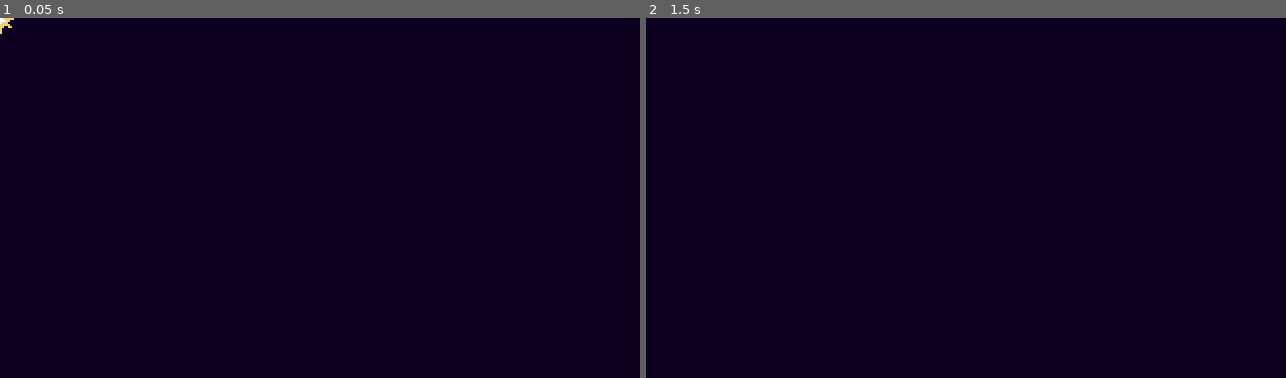
Above: before the commit, frames 1-2 (left to right).
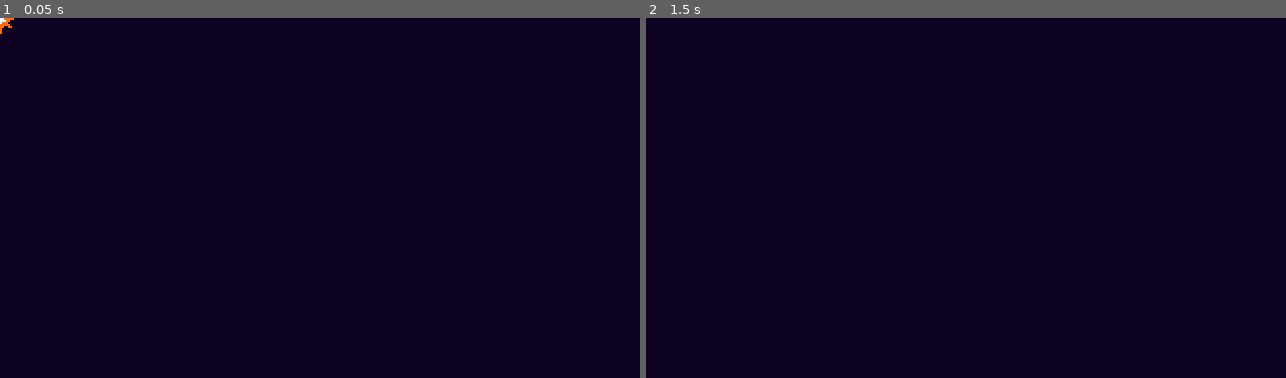
Above: after the commit, the same moments.

Repository: GregCK/RetroGun
Game: Godot game, scene res://Effects/HitEffect.tscn
Same seed, same stepped clock (60 frames per second), same inputs: the game is played once before the commit and once after it. This scene is started directly instead of the project's main scene.
Inputs (mouse positions are in pixels of both pictures, inside the frame that each line leads up to):
- Up to frame 1 (0.05 s): no input
- Up to frame 2 (1.5 s): tap Enter at 0.5 s; move the mouse to (1106, 180) at 0.52 s; press the mouse at (1106, 180) at 0.53 s; hold D (right) 0.53-1.28 s; tap Space at 1.25 s; move the mouse to (838, 216) at 1.27 s; release the mouse at (838, 216) at 1.28 s; hold S (down) from 1.28 s (still down); click (838, 216) at 1.35 s

The runs differ from the first frame. In frame 1, less than 0.1% of the frame differs, in the area x 0-3%, y 0-5%; in frame 2, nothing differs.

Commit message:
signal bug fixes

Diff:
--- a/Effects/HitEffect.tscn
+++ b/Effects/HitEffect.tscn
@@ -1,20 +1,20 @@
 [gd_scene load_steps=7 format=2]
 
 [ext_resource path="res://Assets/Sounds/hit2.wav" type="AudioStream" id=1]
-[ext_resource path="res://Assets/HitEffect.png" type="Texture" id=2]
+[ext_resource path="res://Assets/HitEffect-export.png" type="Texture" id=2]
 [ext_resource path="res://Effects/HitEffect.gd" type="Script" id=3]
 
-[sub_resource type="AtlasTexture" id=1]
+[sub_resource type="AtlasTexture" id=4]
 atlas = ExtResource( 2 )
 region = Rect2( 0, 0, 24, 24 )
 
-[sub_resource type="AtlasTexture" id=2]
+[sub_resource type="AtlasTexture" id=5]
 atlas = ExtResource( 2 )
 region = Rect2( 24, 0, 24, 24 )
 
 [sub_resource type="SpriteFrames" id=3]
 animations = [ {
-"frames": [ SubResource( 1 ), SubResource( 2 ) ],
+"frames": [ SubResource( 4 ), SubResource( 5 ) ],
 "loop": true,
 "name": "Animate",
 "speed": 20.0
@@ -27,4 +27,5 @@
 
 [node name="AudioStreamPlayer2D" type="AudioStreamPlayer2D" parent="."]
 stream = ExtResource( 1 )
+volume_db = 4.0
 autoplay = true
--- a/Enemies/PillarGuy.gd
+++ b/Enemies/PillarGuy.gd
@@ -2,8 +2,15 @@
 
 
 onready var blinkAnimationPlayer = $BlinkAnimationPlayer
+onready var stats = $Stats
 
 
 
 func _on_Hurtbox_area_entered(area):
 	blinkAnimationPlayer.play("Start")
+	stats.health -= area.damage
+#	knockback = area.knockback_vector * 120
+
+
+func _on_Stats_no_health():
+	queue_free()
--- a/Enemies/PillarGuy.tscn
+++ b/Enemies/PillarGuy.tscn
@@ -1,8 +1,9 @@
-[gd_scene load_steps=9 format=2]
+[gd_scene load_steps=10 format=2]
 
 [ext_resource path="res://HitBoxes/Hurtbox.tscn" type="PackedScene" id=1]
 [ext_resource path="res://Assets/pillarguy.png" type="Texture" id=2]
 [ext_resource path="res://Enemies/PillarGuy.gd" type="Script" id=3]
+[ext_resource path="res://Enemies/Stats.gd" type="Script" id=4]
 
 [sub_resource type="Shader" id=4]
 code = "shader_type canvas_item;
@@ -78,6 +79,10 @@
 [node name="BlinkAnimationPlayer" type="AnimationPlayer" parent="."]
 anims/Start = SubResource( 6 )
 anims/Stop = SubResource( 7 )
+
+[node name="Stats" type="Node" parent="."]
+script = ExtResource( 4 )
 [connection signal="area_entered" from="Hurtbox" to="." method="_on_Hurtbox_area_entered"]
+[connection signal="no_health" from="Stats" to="." method="_on_Stats_no_health"]
 
 [editable path="Hurtbox"]
--- /dev/null
+++ b/Enemies/Stats.gd
@@ -0,0 +1,23 @@
+extends Node
+
+export(int) var max_health = 1 setget set_max_health
+var health = max_health setget set_health
+
+signal no_health
+signal health_changed(value)
+signal max_health_changed(value)
+
+func set_max_health(value):
+	max_health = value
+	self.health = min(health, max_health)
+	emit_signal("max_health_changed", max_health)
+
+func set_health(value):
+	health = value
+	emit_signal("health_changed", health)
+	if health <= 0:
+		emit_signal("no_health")
+
+
+func _ready():
+	self.health = max_health
--- /dev/null
+++ b/HitBoxes/Hitbox.gd
@@ -0,0 +1,9 @@
+extends Area2D
+
+
+var knockback_vector = Vector2.ZERO
+
+export var damage = 1
+
+func set_knockback_vector(dir: Vector2):
+	knockback_vector = dir
--- a/HitBoxes/Hitbox.tscn
+++ b/HitBoxes/Hitbox.tscn
@@ -1,5 +1,8 @@
-[gd_scene format=2]
+[gd_scene load_steps=2 format=2]
+
+[ext_resource path="res://HitBoxes/Hitbox.gd" type="Script" id=1]
 
 [node name="Hitbox" type="Area2D"]
+script = ExtResource( 1 )
 
 [node name="CollisionShape2D" type="CollisionShape2D" parent="."]
--- a/HitBoxes/Hurtbox.gd
+++ b/HitBoxes/Hurtbox.gd
@@ -1,20 +1 @@
 extends Area2D
-
-
-const HitEffect = preload("res://Effects/HitEffect.tscn")
-
-
-
-# Called when the node enters the scene tree for the first time.
-func _ready():
-	pass # Replace with function body.
-
-func create_hit_effect():
-	var effect = HitEffect.instance()
-	var main = get_tree().current_scene
-	main.add_child(effect)
-	effect.global_position = global_position
-
-func _on_Hurtbox_area_entered(area):
-#	area.create_hit_effect()
-	pass
--- a/HitBoxes/Hurtbox.tscn
+++ b/HitBoxes/Hurtbox.tscn
@@ -6,4 +6,3 @@
 script = ExtResource( 1 )
 
 [node name="CollisionShape2D" type="CollisionShape2D" parent="."]
-[connection signal="area_entered" from="." to="." method="_on_Hurtbox_area_entered"]
--- a/Player/PlayerBullet.gd
+++ b/Player/PlayerBullet.gd
@@ -1,7 +1,7 @@
 extends KinematicBody2D
 
 onready var sprite = $Sprite
-
+onready var hitbox = $Hitbox
 
 const DeathEffect = preload("res://Effects/BulletEffect.tscn")
 const HitEffect = preload("res://Effects/HitEffect.tscn")
@@ -18,6 +18,8 @@
 	var rotation = velocity.angle()
 	rotation = rad2deg(rotation)
 	set_rotation_degrees(rotation)
+
+	hitbox.set_knockback_vector(velocity)
 
 	world = get_parent()
 	rng.randomize()
Binary file added: Assets/HitEffect-export.png
Not shown, added: Assets/HitEffect-export.png.import
